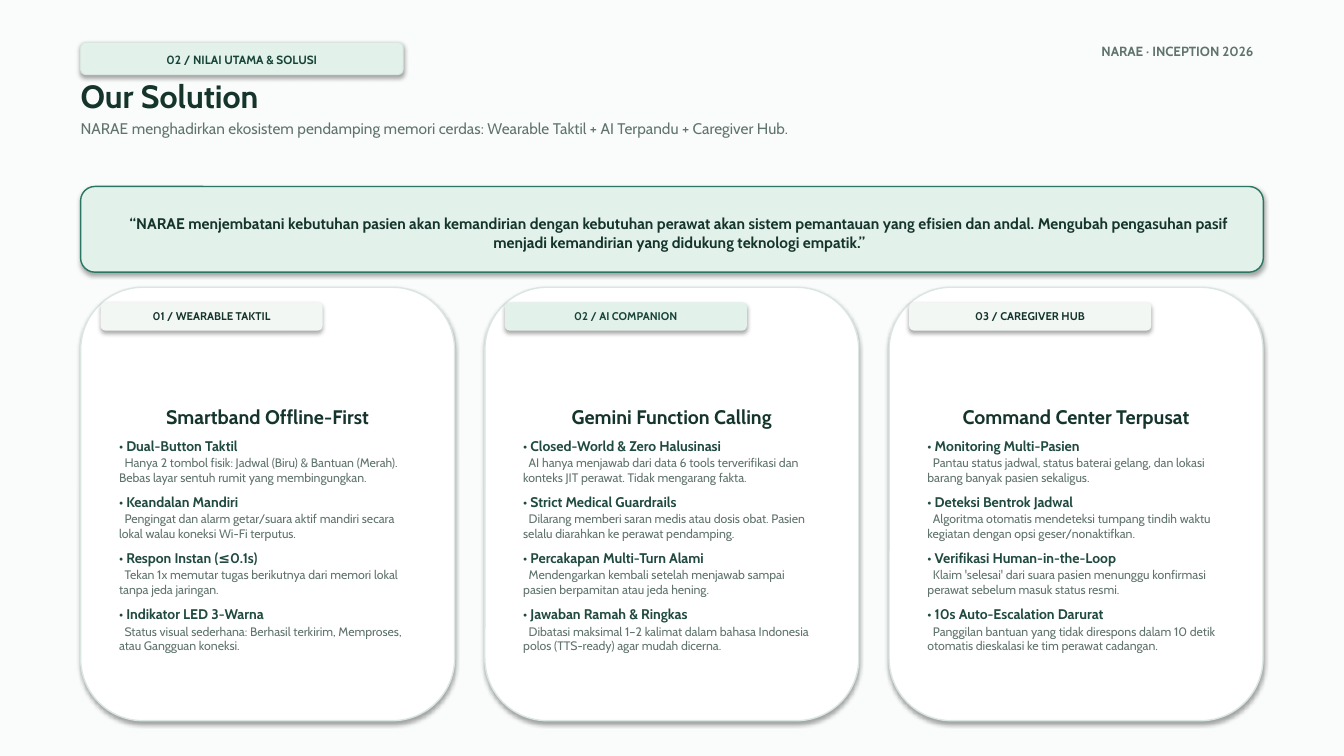
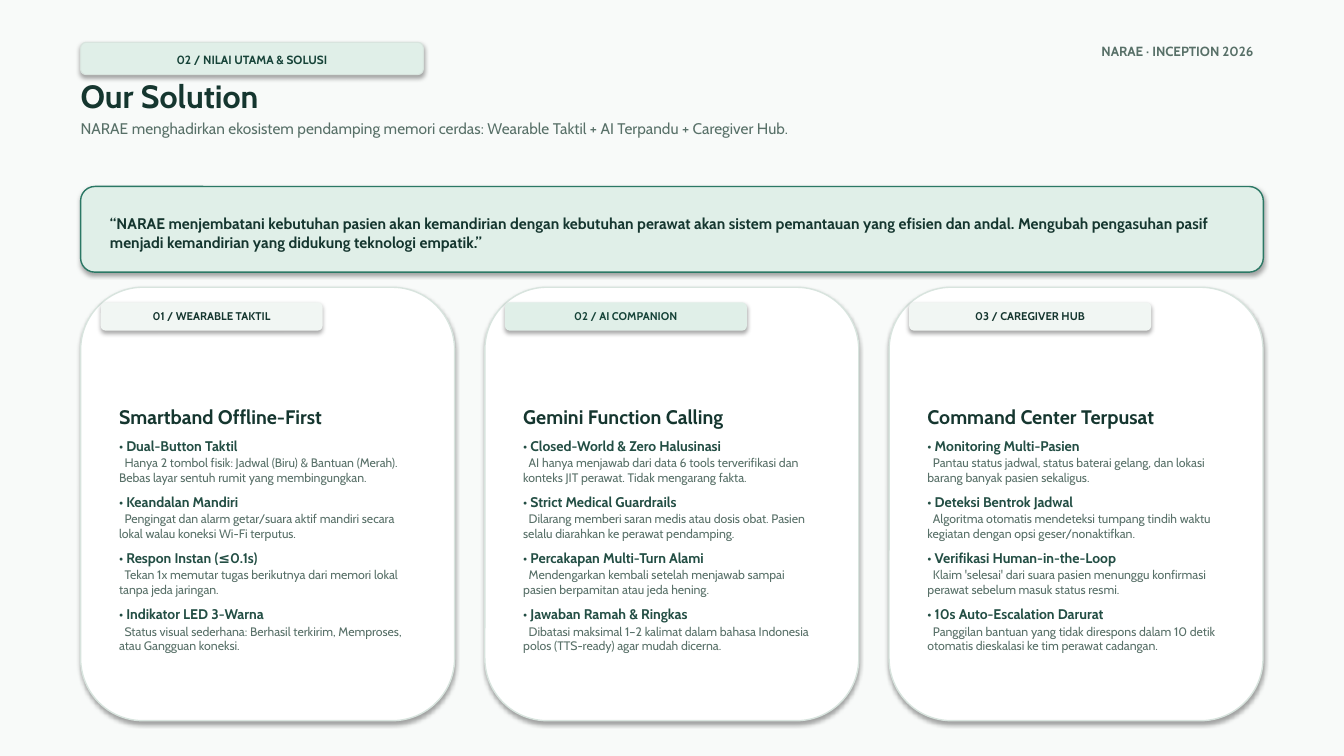
Before and after one commit to MichaelB232/narae, a slide deck: slide 3 of NARAE_Pitch_Deck.pptx. Drawn at 1344x756 pixels with LibreOffice and Linux fonts; fonts in the diff are those of the drawing. Boxes give left, top, right and bottom in pixels: in the first picture for what was removed or moved away, otherwise in the second. Text is boxed around its words. In the diff, an @@ line names an element or a change of style, - is before the commit and + after.

```diff
--- a/NARAE_Pitch_Deck.pptx
+++ b/NARAE_Pitch_Deck.pptx
@@ rectangle at [0, 0, 1344, 756]: fill #FAFCFB to #F8FAF9 @@
@@ rounded rectangle "02 / NILAI UTAMA & ...": place and size @@
-rounded rectangle "02 / NILAI UTAMA & ..." at [81, 42, 403, 75]
+rounded rectangle "02 / NILAI UTAMA & ..." at [81, 42, 423, 75]
@@ rounded rectangle "02 / NILAI UTAMA & ..." at [81, 42, 423, 75]: text colour #184438 to #164338; fill #E2F1EA to #E0EFE8; outline #DAE6E0 0.75 pt to #D8E4DE 0.75 pt @@
@@ text "Our Solution" at [81, 84, 788, 138]: text colour #14342C to #15362F in "Our Solution"; text colour #60746D to #587068 in "NARAE menghadirkan ekosistem pendamping memori cerdas: Weara ..." @@
@@ rounded rectangle "“NARAE menjembatani kebutuhan pasien akan ..." at [81, 187, 1263, 272]: text colour #14342C to #15362F; alignment centre to left; fill #E2F1EA to #E0EFE8; outline #2A7662 1 pt to #2B7865 1 pt @@
@@ rounded rectangle "Smartband Offline-First" at [81, 287, 455, 721]: text colour #14342C to #15362F in "Smartband Offline-First"; text colour #204A40 to #234E44 in "• Dual-Button Taktil", "• Keandalan Mandiri", "• Respon Instan (≤0.1s)", "• Indikator LED 3-Warna"; text colour #60746D to #587068 in "Hanya 2 tombol fisik: Jadwal (Biru) & ...", "Pengingat dan alarm getar/suara aktif mandiri secara ...", "Tekan 1x memutar tugas berikutnya dari memori ...", "Status visual sederhana: Berhasil terkirim, Memproses, atau ..."; alignment centre to left; outline #DAE6E0 1 pt to #D8E4DE 1 pt @@
@@ rounded rectangle "Gemini Function Calling" at [485, 287, 859, 721]: text colour #14342C to #15362F in "Gemini Function Calling"; text colour #204A40 to #234E44 in "• Closed-World & Zero Halusinasi", "• Strict Medical Guardrails", "• Percakapan Multi-Turn Alami", "• Jawaban Ramah & Ringkas"; text colour #60746D to #587068 in "AI hanya menjawab dari data 6 tools ...", "Dilarang memberi saran medis atau dosis obat. ...", "Mendengarkan kembali setelah menjawab sampai pasien berpamit ...", "Dibatasi maksimal 1–2 kalimat dalam bahasa Indonesia ..."; alignment centre to left; outline #DAE6E0 1 pt to #D8E4DE 1 pt @@
@@ rounded rectangle "Command Center Terpusat" at [889, 287, 1263, 721]: text colour #14342C to #15362F in "Command Center Terpusat"; text colour #204A40 to #234E44 in "• Monitoring Multi-Pasien", "• Deteksi Bentrok Jadwal", "• Verifikasi Human-in-the-Loop", "• 10s Auto-Escalation Darurat"; text colour #60746D to #587068 in "Pantau status jadwal, status baterai gelang, dan ...", "Algoritma otomatis mendeteksi tumpang tindih waktu kegiatan ...", "Klaim 'selesai' dari suara pasien menunggu konfirmasi ...", "Panggilan bantuan yang tidak direspons dalam 10 ..."; alignment centre to left; outline #DAE6E0 1 pt to #D8E4DE 1 pt @@
```
Also in this commit, not shown: 8 other slides changed, 3 other files.
